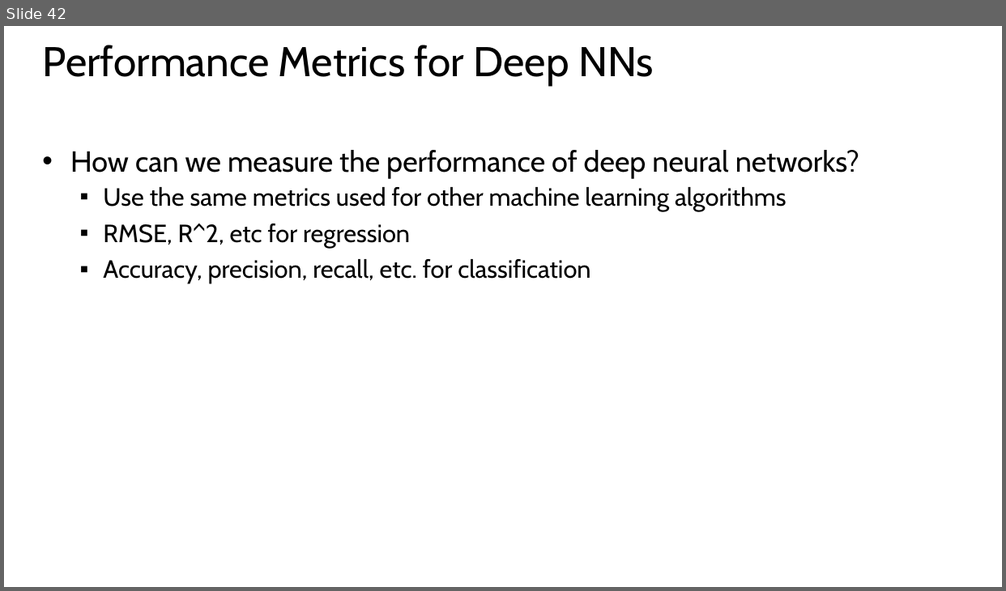
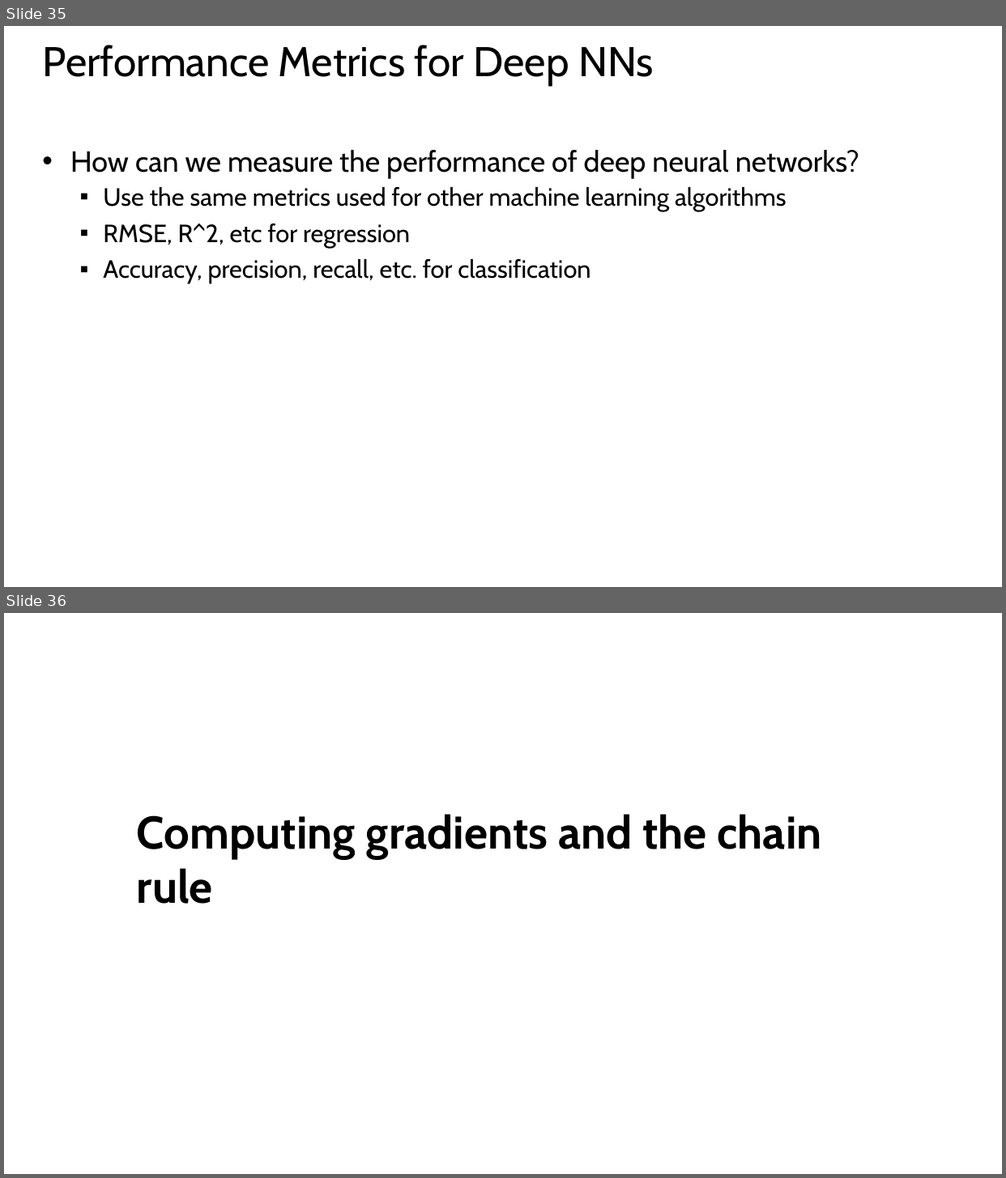
Before and after one commit to StephenElston/CSCI-E25, a slide deck: Slides/5_BuildingBlocksOfDeepLearning.pptx. Shown one above the other, each under a label of ours: slide 42 before the commit, slides 35 and 36 after it. The pictures are 1006x591 and 1006x1178 pixels, drawn with LibreOffice and Linux fonts; fonts in the diff are those of the drawing. Boxes give left, top, right and bottom in pixels: in the first picture for what was removed or moved away, otherwise in the second. Text is boxed around its words. In the diff, an @@ line names an element or a change of style, - is before the commit and + after.

```diff
--- a/Slides/5_BuildingBlocksOfDeepLearning.pptx
+++ b/Slides/5_BuildingBlocksOfDeepLearning.pptx
@@ slide 36 added at box(4, 613, 1002, 1174), background #FFFFFF @@
@@ subtitle added at box(137, 814, 822, 904), 44 pt, text #000000, bold @@
+Computing gradients and the chain rule
@@ what was slide 42 is now slide 35 @@
```
Also in this commit, not shown: 3 slides changed, 10 other slides added.
